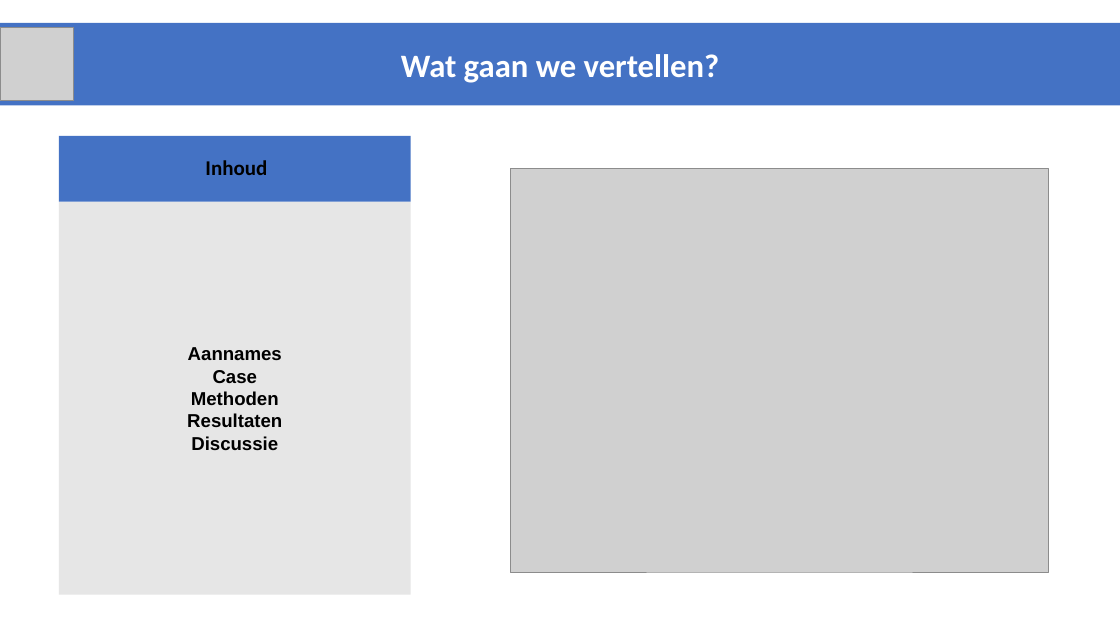
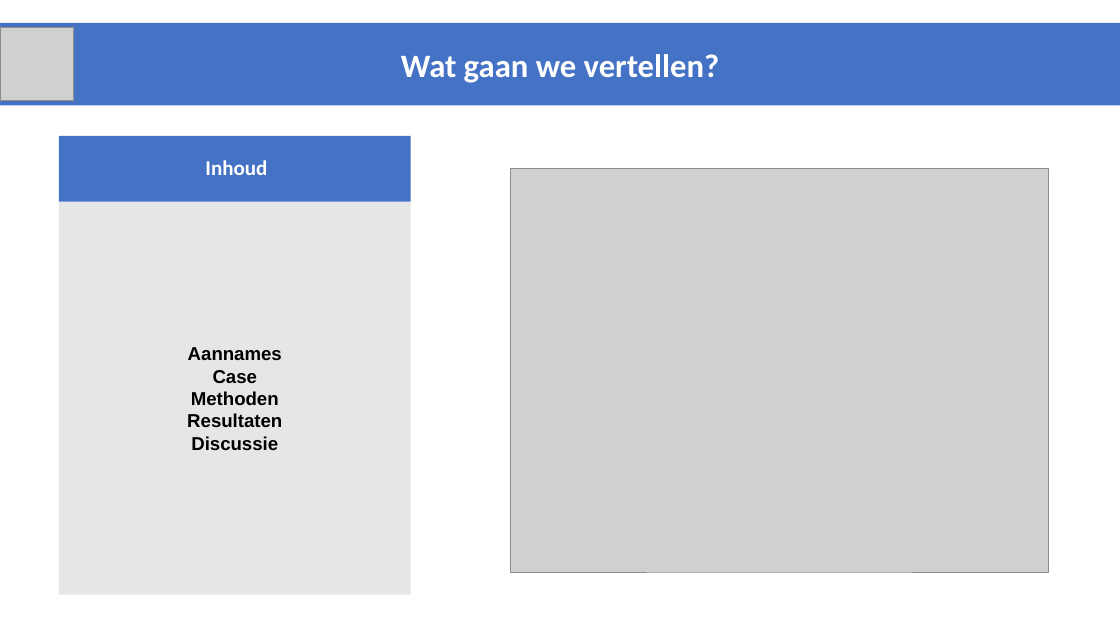
Before and after one commit to JappaB/Advanced-Heuristics, a slide deck: slide 7 of resultaten/Resultaten na goede Hillclimber/Smartgrids_2017_advancedHeuristics_VerdeniusBakker/Final Presentation.pptx. Drawn at 1120x630 pixels with LibreOffice and Linux fonts; fonts in the diff are those of the drawing; grey boxes stand for pictures. Boxes give left, top, right and bottom in pixels: in the first picture for what was removed or moved away, otherwise in the second. Text is boxed around its words. In the diff, an @@ line names an element or a change of style, - is before the commit and + after.

```diff
--- a/resultaten/Resultaten na goede Hillclimber/Smartgrids_2017_advancedHeuristics_VerdeniusBakker/Final Presentation.pptx
+++ b/resultaten/Resultaten na goede Hillclimber/Smartgrids_2017_advancedHeuristics_VerdeniusBakker/Final Presentation.pptx
@@ rectangle "Inhoud" at (x1=59, y1=136, x2=411, y2=202): text colour #000000 to #FFFFFF @@
```
Also in this commit, not shown: 6 other slides changed, 6 slides added, 5 slides removed, 23 other files.
